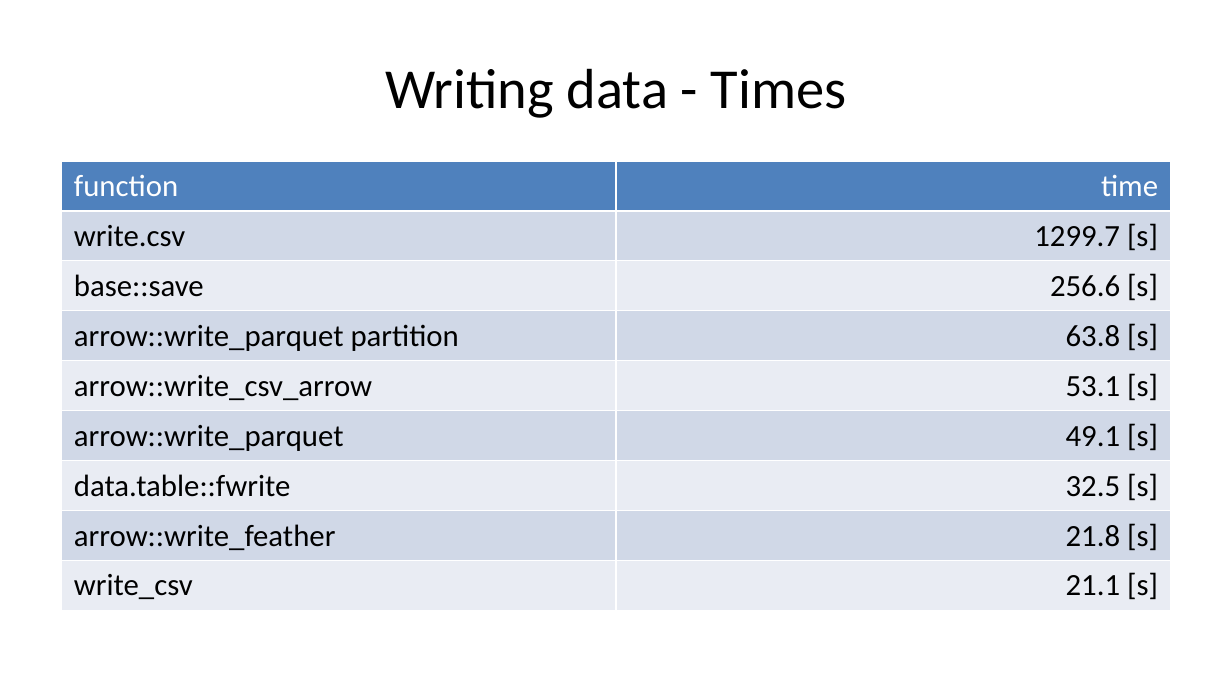
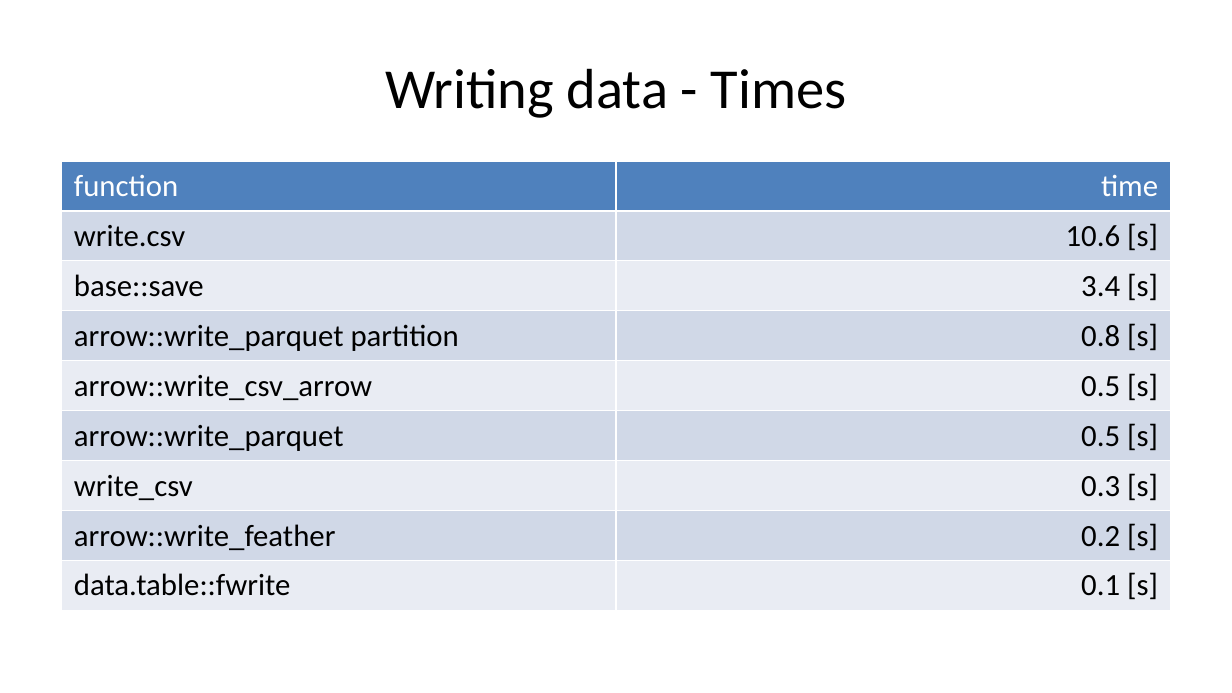
Before and after one commit to USEPA/biggish_data_r, a slide deck: slide 15 of presentation/biggish_data.pptx (slide 16 before the commit). Drawn at 1232x693 pixels with LibreOffice and Linux fonts; fonts in the diff are those of the drawing. Boxes give left, top, right and bottom in pixels: in the first picture for what was removed or moved away, otherwise in the second. Text is boxed around its words. In the diff, an @@ line names an element or a change of style, - is before the commit and + after.

```diff
--- a/presentation/biggish_data.pptx
+++ b/presentation/biggish_data.pptx
@@ table at <box>62,161,1170,618</box> @@
-row 2, column 2: 1299.7 [s]
+row 2, column 2: 10.6 [s]
-row 3, column 2: 256.6 [s]
+row 3, column 2: 3.4 [s]
-row 4, column 2: 63.8 [s]
+row 4, column 2: 0.8 [s]
-row 5, column 2: 53.1 [s]
+row 5, column 2: 0.5 [s]
-row 6, column 2: 49.1 [s]
+row 6, column 2: 0.5 [s]
-row 7, column 1: data.table::fwrite
+row 7, column 1: write_csv
-row 7, column 2: 32.5 [s]
+row 7, column 2: 0.3 [s]
-row 8, column 2: 21.8 [s]
+row 8, column 2: 0.2 [s]
-row 9, column 1: write_csv
+row 9, column 1: data.table::fwrite
-row 9, column 2: 21.1 [s]
+row 9, column 2: 0.1 [s]
```
Also in this commit, not shown: 21 other slides changed, 8 slides added, 7 slides removed, 3 other files.
